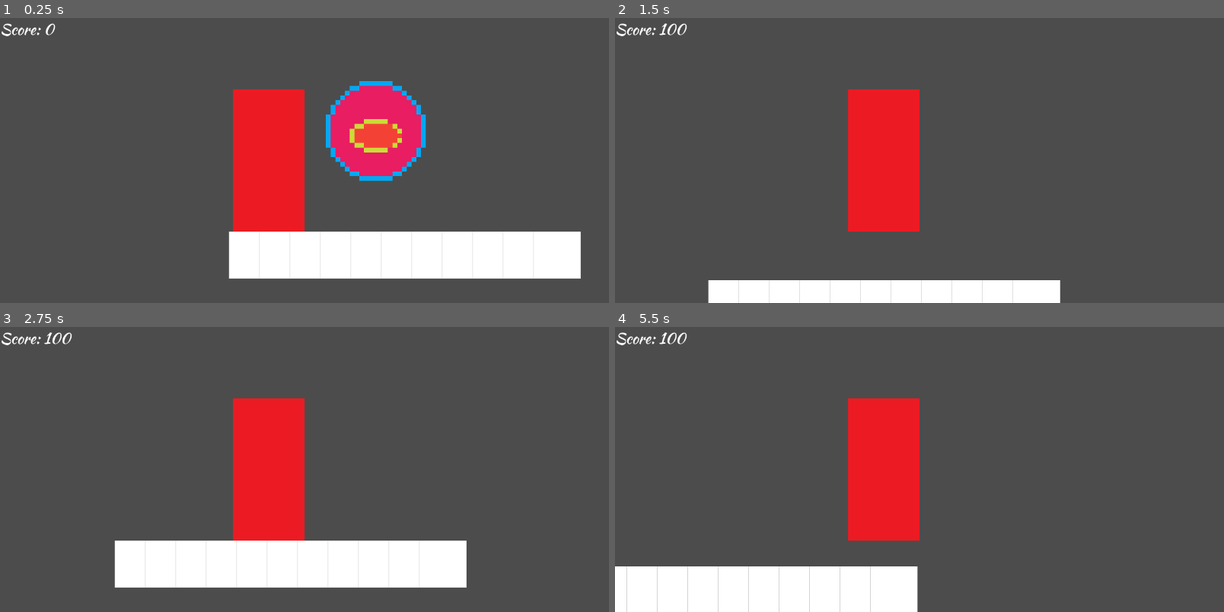
Above: before the commit, frames 1-4 (two rows, left to right).
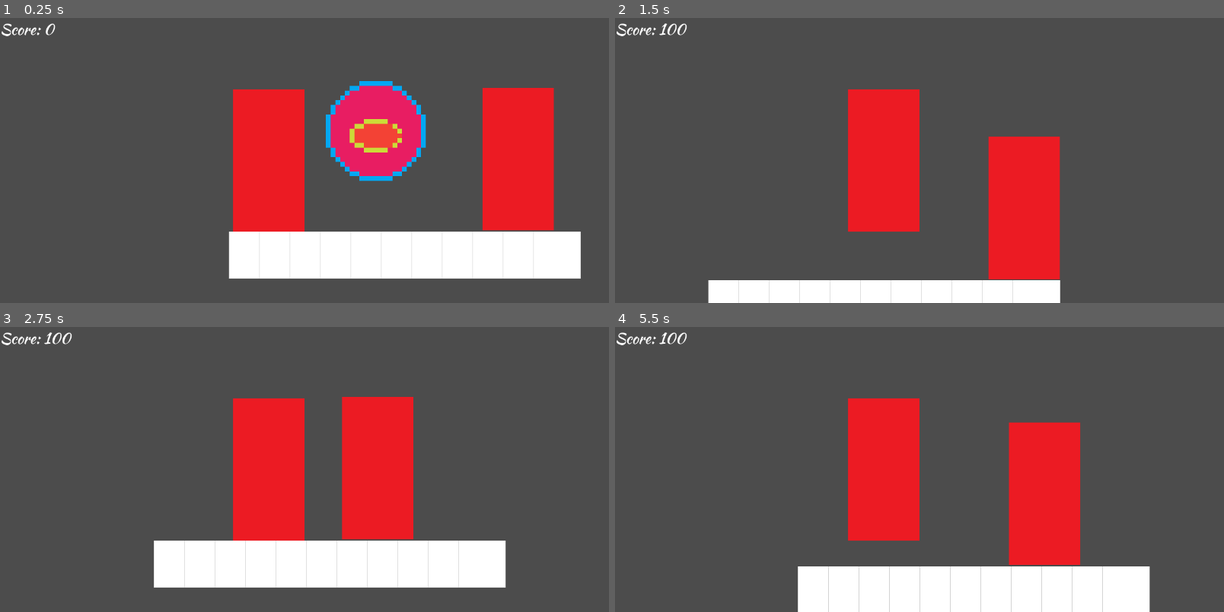
Above: after the commit, the same moments.

Repository: nateslagter/Ninja-Man-Quest-for-the-Shuriken
Game: Godot game, scene res://src/levels/testLevel.tscn
Same seed, same stepped clock (60 frames per second), same inputs: the game is played once before the commit and once after it.
Inputs:
- Up to frame 1 (0.25 s): no input
- Up to frame 2 (1.5 s): hold Right (move_right) from 0.53 s (still down); tap Space (jump) at 0.77 s
- Up to frame 3 (2.75 s): tap Space (jump) at 1.52 s; release Right (move_right) at 2.03 s; hold Left (move_left) from 2.03 s (still down)
- Up to frame 4 (5.5 s): release Left (move_left) at 2.78 s; hold Right (move_right) 2.78-4.28 s; tap Space (jump) at 3.02, 3.77, 4.52 s; hold Left (move_left) 4.28-5.03 s; hold Right (move_right) from 5.03 s (still down)

The runs differ from the first frame. In frame 1, 5.9% of the frame differs, in the area x 79-91%, y 24-75%; in frame 2, 6.0%; in frame 3, 8.3%; in frame 4, 17%, in the area x 0-88%, y 33-100%.

Commit message:
Stop boss enemy from being able to pick up the collectible

Diff:
--- a/project.godot
+++ b/project.godot
@@ -7,6 +7,16 @@
 ;   param=value ; assign values to parameters
 
 config_version=4
+
+_global_script_classes=[ {
+"base": "KinematicBody2D",
+"class": "Player",
+"language": "GDScript",
+"path": "res://src/actors/Player.gd"
+} ]
+_global_script_class_icons={
+"Player": ""
+}
 
 [application]
 
--- a/src/actors/Player.gd
+++ b/src/actors/Player.gd
@@ -1,3 +1,4 @@
+class_name Player
 extends KinematicBody2D
 
 
--- a/src/levels/Collectible.gd
+++ b/src/levels/Collectible.gd
@@ -2,5 +2,6 @@
 
 
 func _on_Collectible_body_entered(body):
-	Globals.score += 100
-	queue_free()
+	if body is Player:
+		Globals.score += 100
+		queue_free()
--- a/src/levels/testLevel.tscn
+++ b/src/levels/testLevel.tscn
@@ -1,9 +1,10 @@
-[gd_scene load_steps=7 format=2]
+[gd_scene load_steps=8 format=2]
 
 [ext_resource path="res://assets/tileSprites/placeholderTile.png" type="Texture" id=1]
 [ext_resource path="res://src/actors/Player.tscn" type="PackedScene" id=2]
 [ext_resource path="res://src/levels/Collectible.tscn" type="PackedScene" id=3]
 [ext_resource path="res://src/levels/HUD.tscn" type="PackedScene" id=4]
+[ext_resource path="res://src/actors/Boss.tscn" type="PackedScene" id=5]
 
 [sub_resource type="ConvexPolygonShape2D" id=1]
 points = PoolVector2Array( 100, 99, 0, 99, 0, 0, 100, 0 )
@@ -38,6 +39,9 @@
 format = 1
 tile_data = PoolIntArray( 458752, 0, 0, 458753, 0, 0, 458754, 0, 0, 458755, 0, 0, 458756, 0, 0, 458757, 0, 0, 458758, 0, 0, 458759, 0, 0, 458760, 0, 0, 458761, 0, 0, 458762, 0, 0 )
 
+[node name="Boss" parent="." instance=ExtResource( 5 )]
+position = Vector2( 557.219, 295.708 )
+
 [node name="Player" parent="." instance=ExtResource( 2 )]
 position = Vector2( 83.5177, 288.773 )
 
